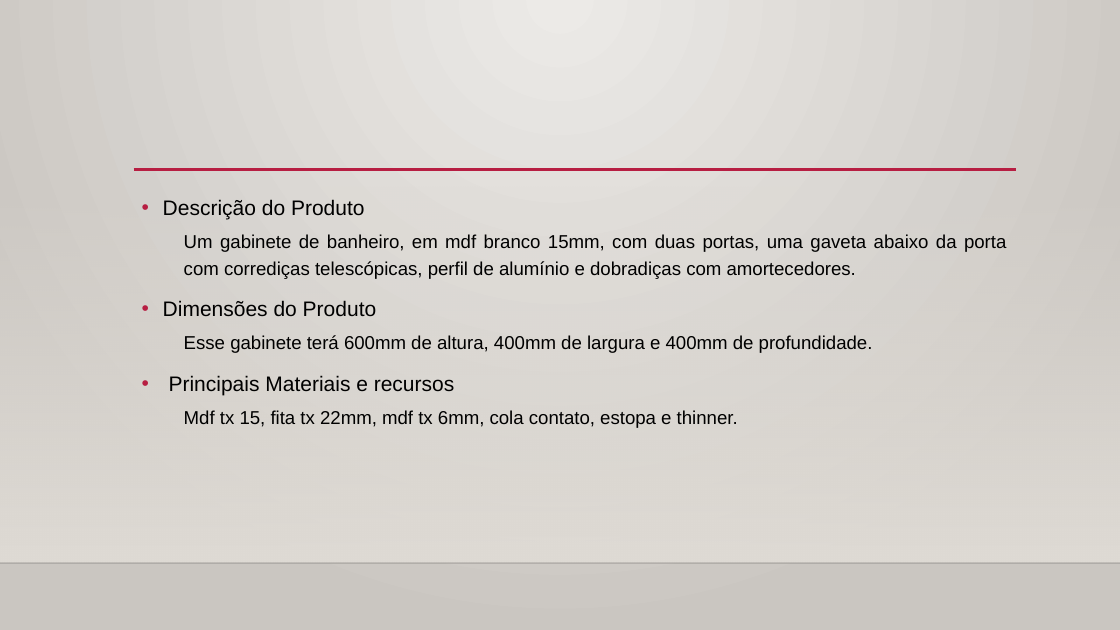
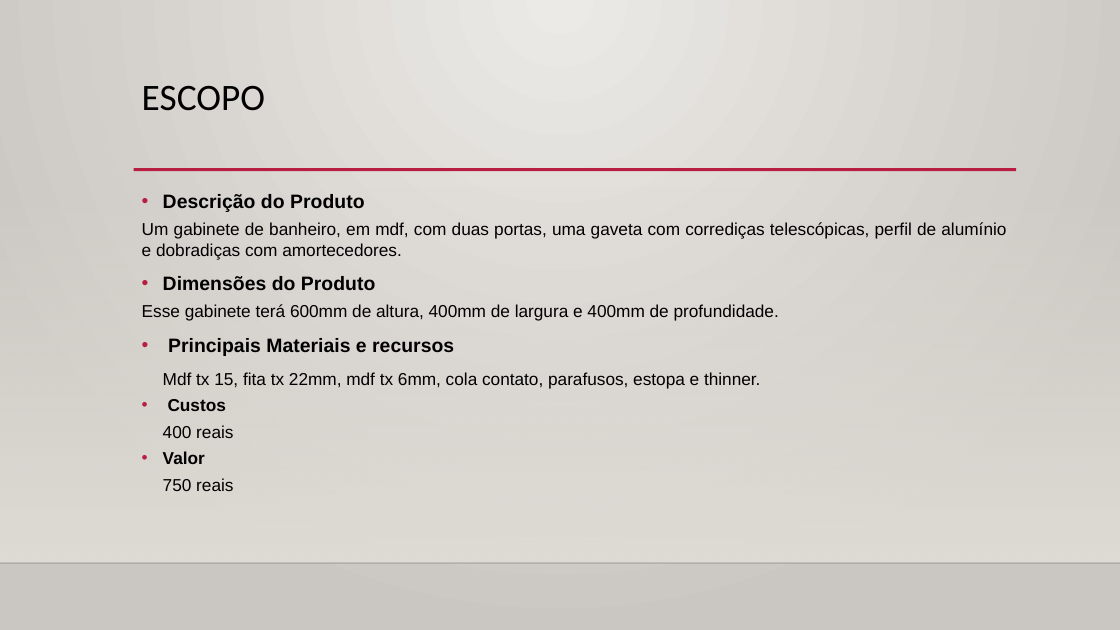
Before and after one commit to AndreLuizRibeiro/Trabalho, a slide deck: slide 3 of apresentacao G 5.pptx (slide 19 before the commit). Drawn at 1120x630 pixels with LibreOffice and Linux fonts; fonts in the diff are those of the drawing; background and template pictures are left out. Boxes give left, top, right and bottom in pixels: in the first picture for what was removed or moved away, otherwise in the second. Text is boxed around its words. In the diff, an @@ line names an element or a change of style, - is before the commit and + after.

```diff
--- a/apresentacao G 5.pptx
+++ b/apresentacao G 5.pptx
@@ background gradient #ECEAE7 to #CAC7C1 to gradient #ECEAE7 to #CAC6C1 @@
@@ title added at <box>142,85,265,111</box>, 32 pt, text #000000 @@
+ESCOPO
@@ text at <box>142,194,779,356</box>: size 18 to 16.6 pt, bold on in "Descrição do Produto", "Dimensões do Produto", "Principais Materiais e recursos"; size 16 to 14.8 pt in "Esse gabinete terá 600mm de altura, 400mm ..."; line spacing 1.2 to 1; list level 2 to 1 in "Esse gabinete terá 600mm de ..." @@
@@ text at <box>142,222,1006,260</box>: text changed; size 16 to 14.8 pt @@
-  Um gabinete de banheiro, em mdf branco 15mm, com duas portas, uma gaveta abaixo da porta com corrediças telescópicas, perfil de alumínio e dobradiças com amortecedores.
+Um gabinete de banheiro, em mdf, com duas portas, uma gaveta com corrediças telescópicas, perfil de alumínio e dobradiças com amortecedores.
@@ text at <box>163,372,760,491</box>: text changed; size 16 to 14.8 pt @@
-  Mdf tx 15, fita tx 22mm, mdf tx 6mm, cola contato, estopa e thinner.
+Mdf tx 15, fita tx 22mm, mdf tx 6mm, cola contato, parafusos, estopa e thinner.
+• Custos
+400 reais
+• Valor
+750 reais
```
Also in this commit, not shown: 5 other slides changed, 4 slides added, 23 slides removed, 1 other file.
